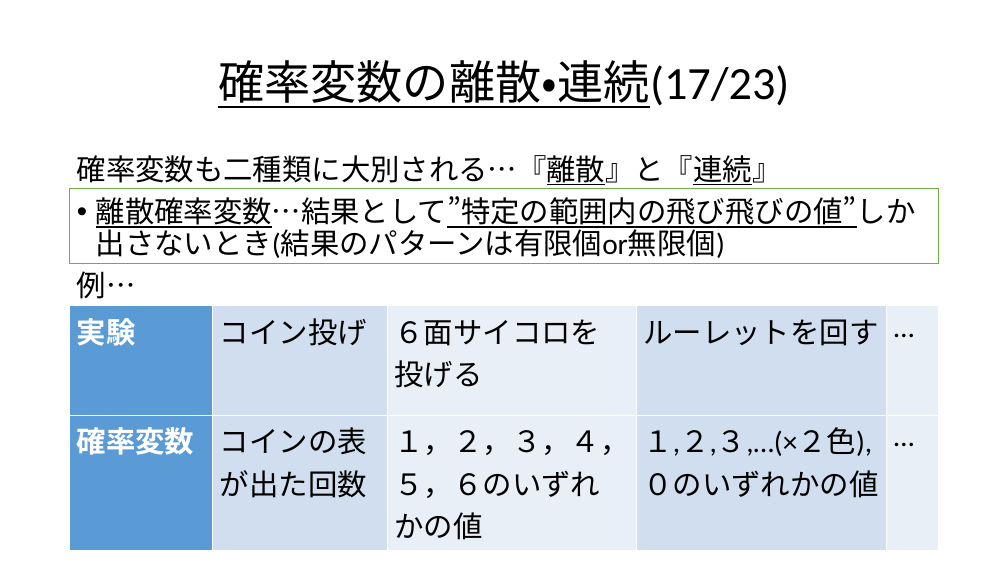
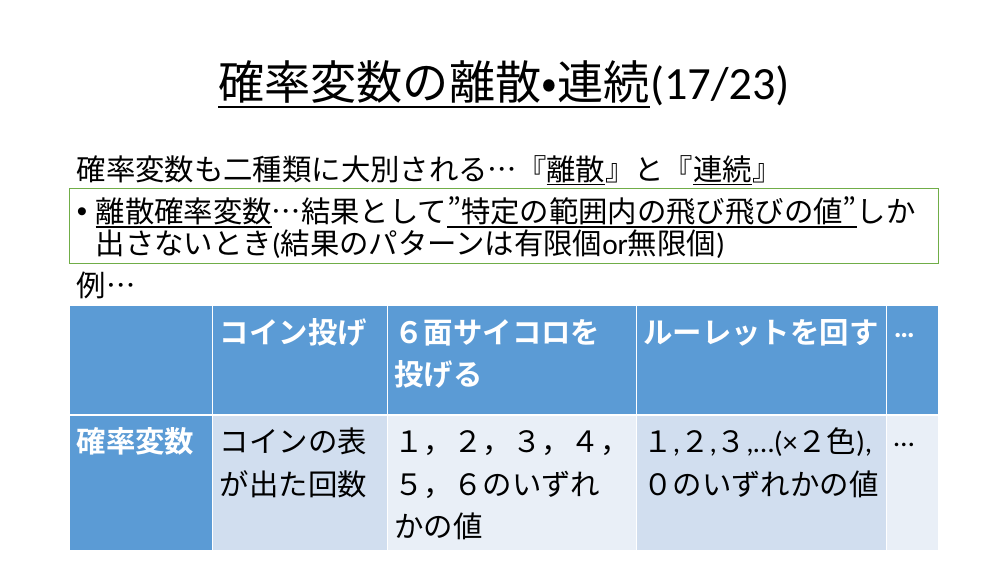
Before and after one commit to Ryo-KATAYAMA/Senior_Project, a slide deck: slide 74 of Chapter4_1.pptx (slide 67 before the commit). Drawn at 1008x567 pixels with LibreOffice and Linux fonts; fonts in the diff are those of the drawing. Boxes give left, top, right and bottom in pixels: in the first picture for what was removed or moved away, otherwise in the second. Text is boxed around its words. In the diff, an @@ line names an element or a change of style, - is before the commit and + after.

```diff
--- a/Chapter4_1.pptx
+++ b/Chapter4_1.pptx
@@ table at <box>70,306,938,527</box> @@
-row 1, column 1: 実験
+row 1, column 1: 
@@ fill #D2DEEF to #5B9BD5 in 2 cells @@
@@ fill #EAEFF7 to #5B9BD5 in 2 cells @@
@@ text colour #000000 to #FFFFFF, bold on in "コイン投げ", "６面サイコロを", "投げる", "ルーレットを回す" and 1 more places @@
@@ borders changed @@
```
Also in this commit, not shown: 45 other slides changed, 17 slides added, 4 slides removed.
